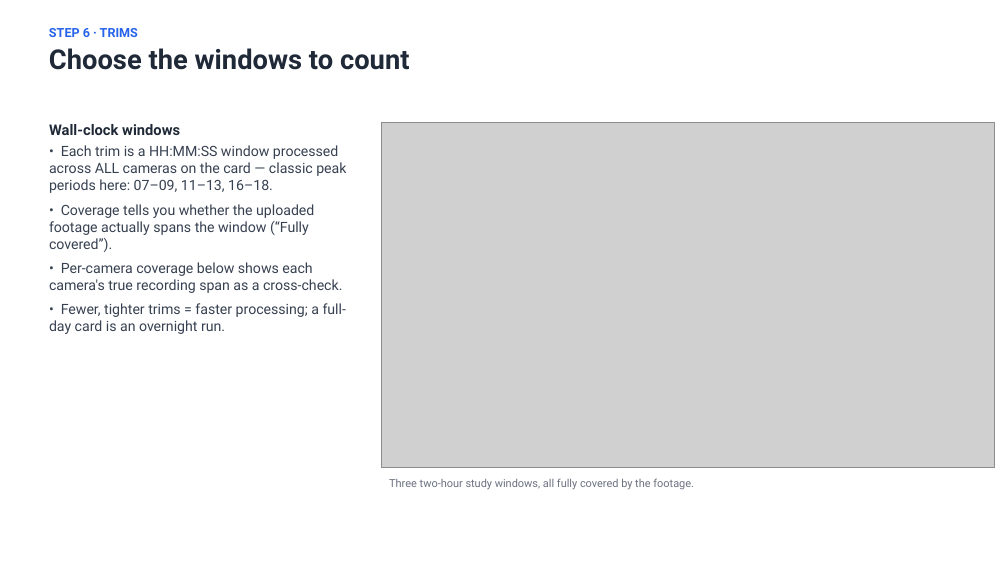
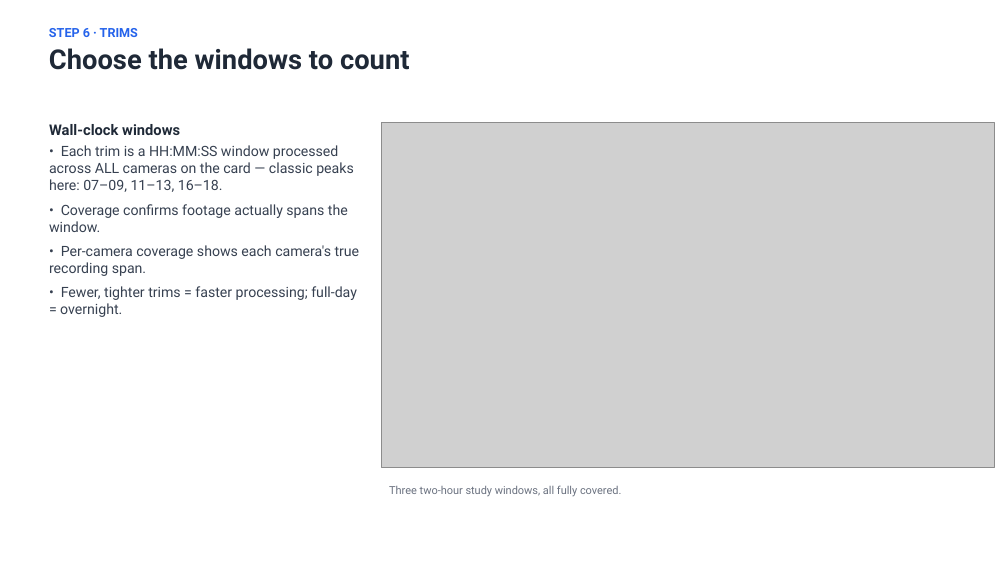
Before and after one commit to marshm100/intersection-counter, a slide deck: slide 14 of docs/Operator_Guide_2026-08-18.pptx (slide 11 before the commit). Drawn at 1008x567 pixels with LibreOffice and Linux fonts; fonts in the diff are those of the drawing; grey boxes stand for pictures. Boxes give left, top, right and bottom in pixels: in the first picture for what was removed or moved away, otherwise in the second. Text is boxed around its words. In the diff, an @@ line names an element or a change of style, - is before the commit and + after.

```diff
--- a/docs/Operator_Guide_2026-08-18.pptx
+++ b/docs/Operator_Guide_2026-08-18.pptx
@@ text at <box>49,145,360,317</box>: text changed @@
-• Each trim is a HH:MM:SS window processed across ALL cameras on the card — classic peak periods here: 07–09, 11–13, 16–18.
-• Coverage tells you whether the uploaded footage actually spans the window (“Fully covered”).
-• Per-camera coverage below shows each camera's true recording span as a cross-check.
-• Fewer, tighter trims = faster processing; a full-day card is an overnight run.
+• Each trim is a HH:MM:SS window processed across ALL cameras on the card — classic peaks here: 07–09, 11–13, 16–18.
+• Coverage confirms footage actually spans the window.
+• Per-camera coverage shows each camera's true recording span.
+• Fewer, tighter trims = faster processing; full-day = overnight.
@@ text at <box>389,485,621,496</box>: text changed @@
-Three two-hour study windows, all fully covered by the footage.
+Three two-hour study windows, all fully covered.
```
Also in this commit, not shown: 15 other slides changed, 8 slides added.
